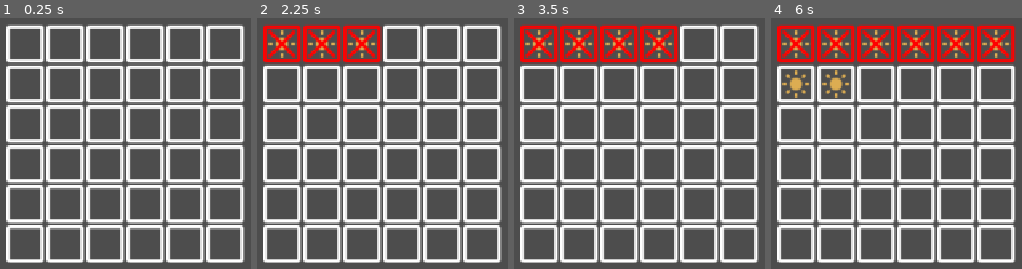
Above: before the commit, frames 1-4 (left to right).
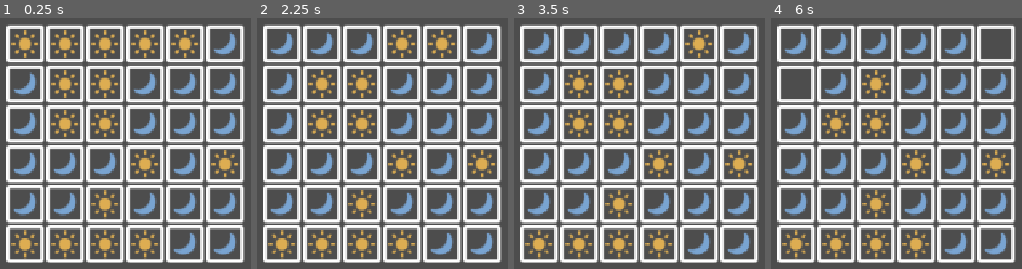
Above: after the commit, the same moments.

Repository: TacticalLaptopBag/godot-tango
Game: Godot game, scene res://test.tscn
Same seed, same stepped clock (60 frames per second), same inputs: the game is played once before the commit and once after it.
Inputs (mouse positions are in pixels of both pictures, inside the frame that each line leads up to):
- Up to frame 1 (0.25 s): no input
- Up to frame 2 (2.25 s): tap Enter at 0.5, 2 s; move the mouse to (282, 43) at 0.52 s; click (282, 43) at 0.67 s; tap Space at 1.25 s; move the mouse to (322, 43) at 1.27 s; click (322, 43) at 1.42 s; move the mouse to (362, 43) at 2.02 s; click (362, 43) at 2.17 s
- Up to frame 3 (3.5 s): tap Space at 2.75 s; move the mouse to (659, 43) at 2.77 s; click (659, 43) at 2.92 s
- Up to frame 4 (6 s): tap Enter at 3.5 s; move the mouse to (956, 43) at 3.52 s; click (956, 43) at 3.67 s; tap Space at 4.25 s; move the mouse to (996, 43) at 4.27 s; click (996, 43) at 4.42 s; move the mouse to (796, 83) at 5.02 s; click (796, 83) at 5.17 s; move the mouse to (836, 83) at 5.77 s; click (836, 83) at 5.92 s

The runs differ from the first frame. In frame 1, 14% of the frame differs, in the area x 4-95%, y 4-97%; in frame 2, 18%; in frame 3, 20%; in frame 4, 23%, in the area x 2-98%, y 2-97%.

Commit message:
Generate valid filled puzzle

Diff:
--- a/project.godot
+++ b/project.godot
@@ -14,6 +14,10 @@
 run/main_scene="uid://pc17b160dokd"
 config/features=PackedStringArray("4.6", "Mobile")
 config/icon="res://icon.svg"
+
+[autoload]
+
+PuzzleProvider="*uid://do02lgavtgwfu"
 
 [display]
 
--- a/src/board.gd
+++ b/src/board.gd
@@ -9,13 +9,13 @@
 @onready var puzzle := Puzzle.new(size):
     set(value):
         puzzle = value
-        create_board()
+        update_board()
 
 var tiles: Array[Tile] = []
 
 
 func _ready():
-    create_board()
+    puzzle = PuzzleProvider.generate_puzzle(size)
 
 
 func get_tile(grid_position: Vector2i) -> Sprite2D:
@@ -33,6 +33,21 @@
     return tile
 
 
+func update_board():
+    if tiles.size() != puzzle.cells.size():
+        clear_board()
+        create_board()
+    else:
+        for tile in tiles:
+            tile.cell = puzzle.get_cell(tile.cell.position)
+
+
+func clear_board():
+    for tile in tiles:
+        tile.queue_free()
+    tiles = []
+
+
 func create_board():
     for cell in puzzle.cells:
         var tile := create_tile(cell)
--- a/src/cell.gd
+++ b/src/cell.gd
@@ -49,6 +49,12 @@
 }
 
 
+func invert():
+    if type == Type.EMPTY:
+        return null
+    type = Type.SUN if type == Type.MOON else Type.MOON
+
+
 func get_neighbor(direction: Direction) -> Cell:
     match direction:
         Direction.NORTH:
--- a/src/puzzle.gd
+++ b/src/puzzle.gd
@@ -20,16 +20,10 @@
     return Util.get_item_from_2d(grid_position, cells, _size, _size)
 
 
-func _create_cell(grid_position: Vector2) -> Cell:
-    var cell := Cell.new(grid_position)
-    cell.type_changed.connect(_on_cell_type_changed)
-    return cell
-
-
 func _populate(size: int):
     for y in range(size):
         for x in range(size):
-            var cell := _create_cell(Vector2(x, y))
+            var cell := Cell.new(Vector2(x, y))
             cells.append(cell)
     _size = floor(sqrt(cells.size()))
 
@@ -77,7 +71,7 @@
     return problem_cells
 
 
-func _get_problem_cells() -> Array[Cell]:
+func get_problem_cells() -> Array[Cell]:
     var problem_cells: Array[Cell] = []
     for cell in cells:
         cell.invalid = false
@@ -89,11 +83,7 @@
 
 
 func validate() -> bool:
-    var problem_cells := _get_problem_cells()
+    var problem_cells := get_problem_cells()
     for problem_cell in problem_cells:
         problem_cell.invalid = true
     return problem_cells.is_empty()
-
-
-func _on_cell_type_changed(cell: Cell):
-    print("Cell at "+str(cell.position)+" changed to "+str(cell.type))
--- /dev/null
+++ b/src/puzzle_provider.gd
@@ -0,0 +1,24 @@
+extends Node
+
+
+const TYPES := [Cell.Type.SUN, Cell.Type.MOON]
+const ATTEMPT_TIMEOUT_MS := 1000
+
+
+func generate_puzzle(size: int) -> Puzzle:
+    var puzzle := Puzzle.new(size)
+
+    var start_ticks := Time.get_ticks_msec()
+    for cell in puzzle.cells:
+        cell.type = TYPES.pick_random()
+        var problem_cells := puzzle.get_problem_cells()
+        while problem_cells.size() > 0:
+            problem_cells.pick_random().invert()
+            problem_cells = puzzle.get_problem_cells()
+            if start_ticks >= ATTEMPT_TIMEOUT_MS:
+                # This is taking too long... try again
+                return generate_puzzle(size)
+    var end_ticks := Time.get_ticks_msec()
+    print("Generation took "+str(end_ticks - start_ticks)+"ms")
+
+    return puzzle
--- a/src/tile.gd
+++ b/src/tile.gd
@@ -22,6 +22,13 @@
         cell.type_changed.connect(_on_cell_type_changed)
         cell.invalid_changed.connect(_on_cell_invalid_changed)
         cell.locked_changed.connect(_on_cell_locked_changed)
+        _update_appearance()
+
+
+func _update_appearance():
+    _on_cell_type_changed(cell)
+    _on_cell_invalid_changed(cell)
+    _on_cell_locked_changed(cell)
 
 
 func _on_click_detector_input_event(_viewport: Node, event: InputEvent, _shape_idx: int) -> void:
Not shown, added: src/puzzle_provider.gd.uid
